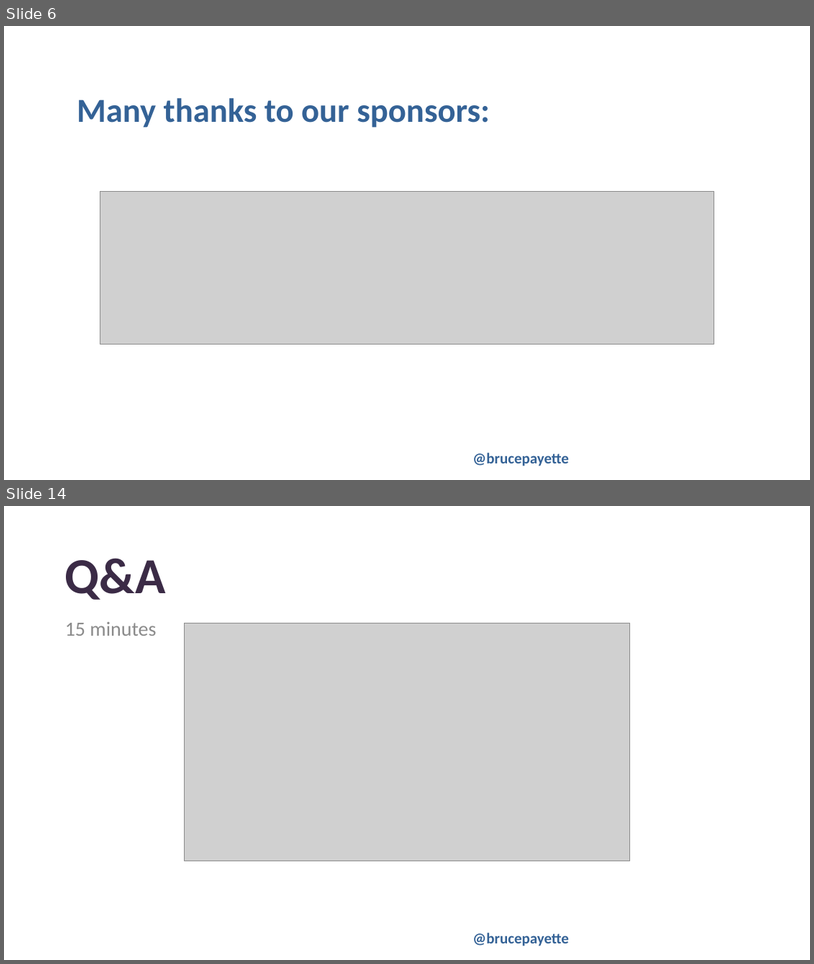
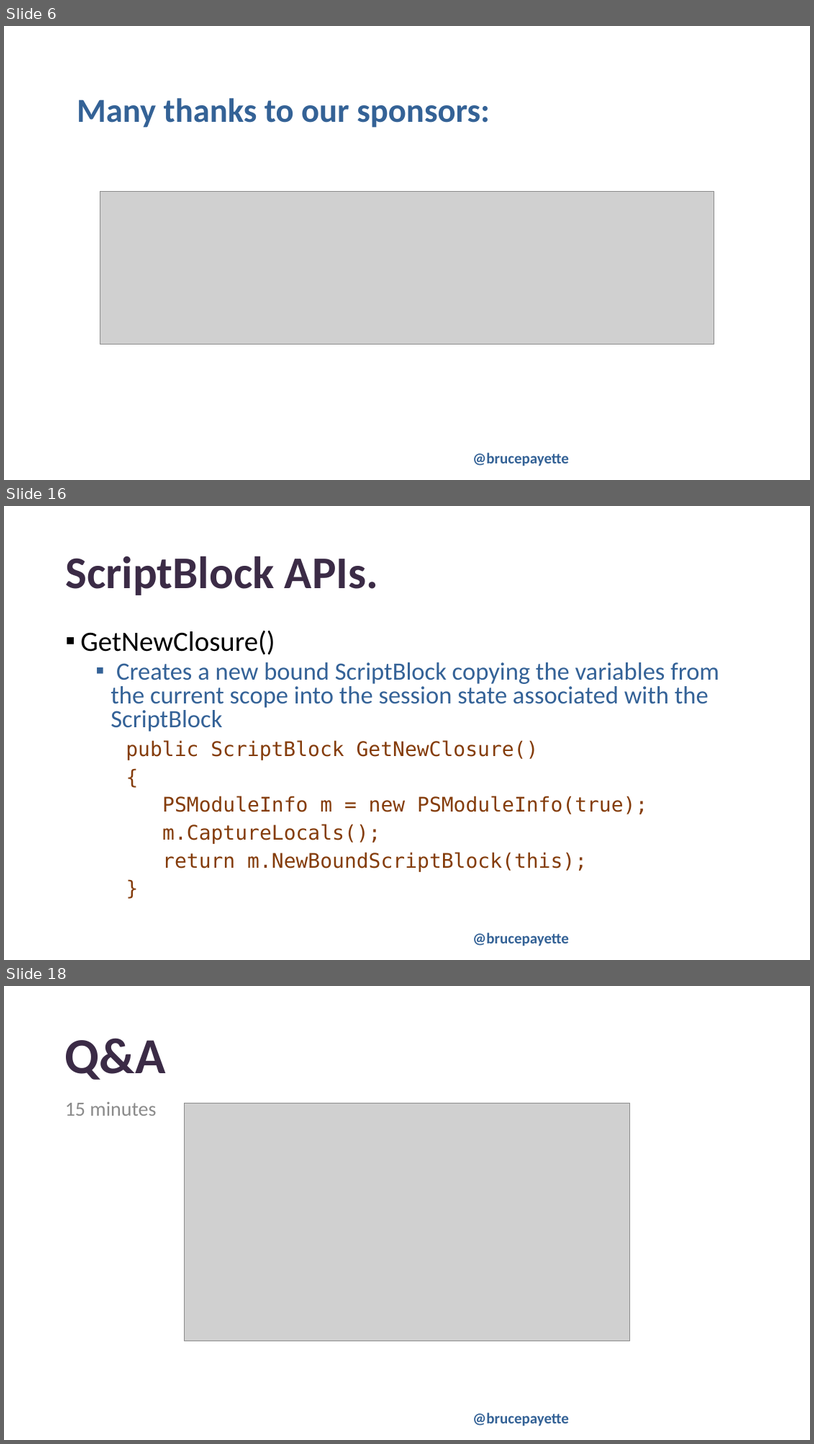
Before and after one commit to BrucePay/PSConfEU2024, a slide deck: payette_2024_closures.pptx. Shown one above the other, each under a label of ours: slides 6 and 14 before the commit, slides 6, 16 and 18 after it; the slides between them are not shown. The pictures are 814x964 and 814x1444 pixels, drawn with LibreOffice and Linux fonts; fonts in the diff are those of the drawing; grey boxes stand for pictures; background and template pictures are left out. Boxes give left, top, right and bottom in pixels: in the first picture for what was removed or moved away, otherwise in the second. Text is boxed around its words. In the diff, an @@ line names an element or a change of style, - is before the commit and + after.

```diff
--- a/payette_2024_closures.pptx
+++ b/payette_2024_closures.pptx
@@ slide 16 added at box(4, 506, 810, 960), background picture (left out); not listed: 1 template element that a slide beside it also shows @@
@@ title added at box(65, 556, 378, 595), 54 pt, text #3B2B46, bold @@
+ScriptBlock APIs.
@@ text added at box(80, 630, 720, 872), 24.1 pt, text #843C0B @@
+▪ GetNewClosure()
+  ▪ Creates a new bound ScriptBlock copying the variables from the current scope into the session state associated with the ScriptBlock
+public ScriptBlock GetNewClosure()
+{
+PSModuleInfo m = new PSModuleInfo(true);
+m.CaptureLocals();
+return m.NewBoundScriptBlock(this);
+}
@@ what was slide 14 is now slide 18 @@
```
Also in this commit, not shown: 6 slides changed, 4 other slides added, 1 slide removed, 1 other file.
